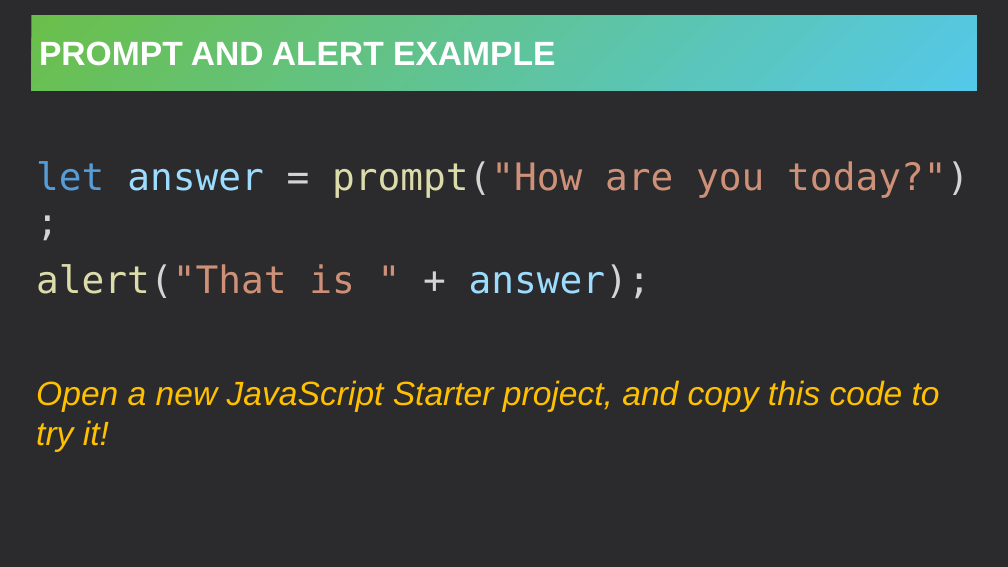
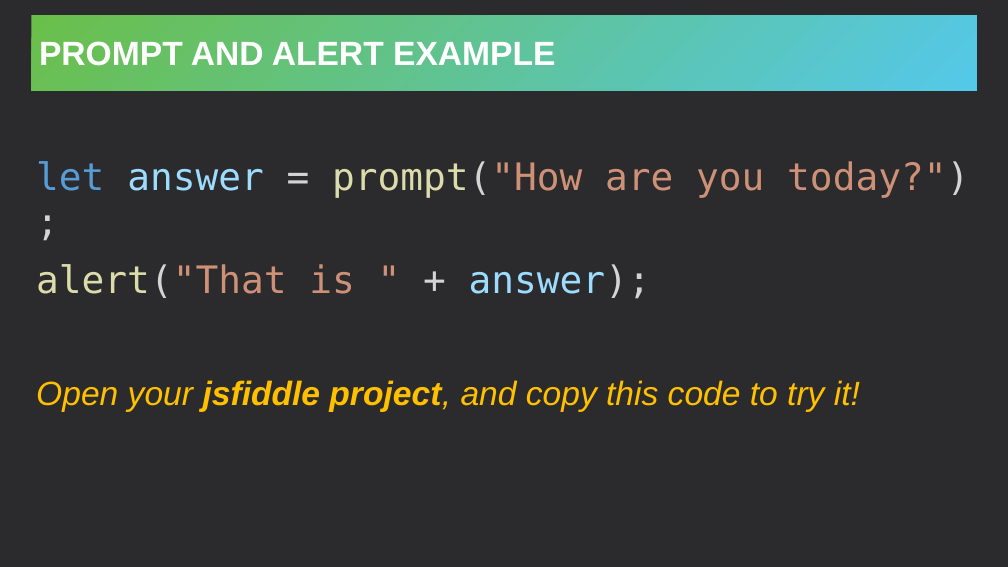
Before and after one commit to hytechclub/web-102, a slide deck: slide 10 of IntroToJS/JavaScriptVariables.pptx. Drawn at 1008x567 pixels with LibreOffice and Linux fonts; fonts in the diff are those of the drawing. Boxes give left, top, right and bottom in pixels: in the first picture for what was removed or moved away, otherwise in the second. Text is boxed around its words. In the diff, an @@ line names an element or a change of style, - is before the commit and + after.

Commit message:
use jsfiddle instead of glitch

```diff
--- a/IntroToJS/JavaScriptVariables.pptx
+++ b/IntroToJS/JavaScriptVariables.pptx
@@ text at bbox=[36, 380, 860, 412]: text changed @@
-Open a new JavaScript Starter project, and copy this code to try it!
+Open your jsfiddle project, and copy this code to try it!
```
Also in this commit, not shown: 2 other slides changed, 1 other file.
